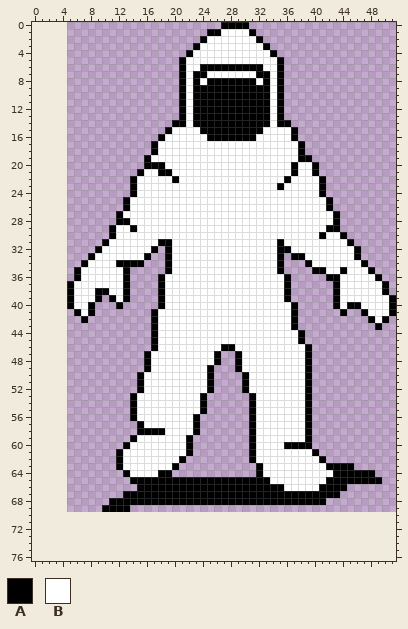
One commit to this sprite sheet: sprites/astronaut_move3.png. Above: the version before the commit.
The file is 47x70 pixels. Colours within 5 levels of each other are drawn and written as one. The old version is drawn lined up with the new one, on the new canvas.
Palette (. is transparent): A #000000  B #ffffff
Pixels before (only the part around the change), first column x 0:
28 ............AABBBBB
29 ...........ABBABBBB
30 ...........ABBBBBBB
31 ..........ABBBBBBBA
32 .........ABBBBBBBA.
33 ........ABBBBBBBA..
34 .......ABBBBAAAA...
35 ......ABBBBBBA.....
36 ......ABBBBBBA....A
37 .....ABBBBBBBA....A
38 .....ABBBAABBA....A
39 .....ABBBA.ABA....A
40 .....ABBA...A.....A
41 ......ABA........AB
42 .......A.........AB
43 .................AB
44 .................AB
45 .................AB
46 .................AB
47 ................ABB
48 ................ABB
49 ................ABB
50 ...............ABBB
51 ...............ABBB
52 ...............ABBB
53 ..............ABBBB
54 ..............ABBBB
55 ..............ABBBB
56 ..............ABBBB
57 ...............ABBB
58 ...............AAAA
59 ..............ABBBB
60 .............ABBBBB
61 ............ABBBBBB
62 ............ABBBBBB
63 ............ABBBBBB
64 .............ABBBBA
65 ..............AAAAA
66 ...............AAAA
67 .............AAAAAA
68 ...........AAAAAAAA
69 ..........AAAA.....
70 ...................
71 ...................
72 ...................
73 ...................
74 ...................
75 ...................
76 ...................
And afterwards:
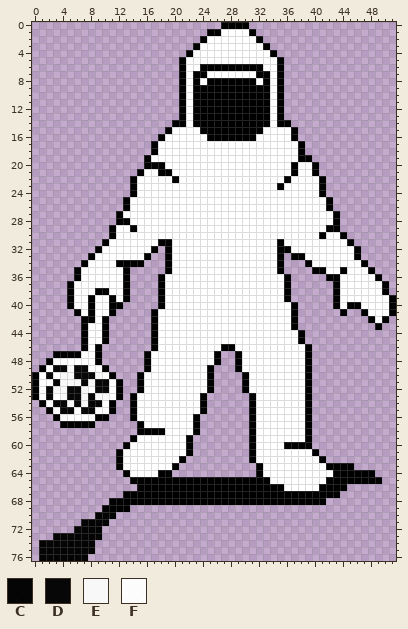
Colours new in this view: C #000000f8  D #070707  E #f8f8f8  F #fffffff8
Changes in this commit:
canvas 47x70 -> 52x77, the old top-left corner now at 5,0
y 39: x 8..10 BA. -> ABB
y 40..41: x 9..11 ... -> BBA
y 42: x 8..10 ... -> ABA
y 43..45: x 7..10 .... -> ABBA
y 46: x 7..9 ... -> ABA
y 47: x 3..9 ....... -> AAAABBA
y 48: x 2..9 ........ -> AFFBBBBA
y 49: x 1..10 .......... -> ABDDEDDBBA
y 50: x 0..11 ............ -> ABDBEEDDDEBA
y 51: x 0..12 ............. -> ABBDEEEDEDDFA
y 52: x 0..12 ............. -> ABDEEDDEBDDBA
y 53: x 0..12 ............. -> ABDBEDDEDEEFA
y 54: x 1..11 ........... -> ABDDEDEDDBA
y 55: x 2..11 .......... -> AFDDBDDBBA
y 56: x 3..10 ........ -> AFBBBFAA
y 57: x 4..8 ..... -> AAAAA
y 70: x 9..11 ... -> CCC
y 71: x 7..10 .... -> CCCC
y 72: x 6..9 .... -> CCCC
y 73: x 3..9 ....... -> CCCCCCC
y 74..75: x 1..8 ........ -> CCCCCCCC
y 76: x 1..7 ....... -> CCCCCCC
Where, in picture pixels (left, top, right, bottom), the same in both pictures:
changed: (32, 295, 123, 428)
added: (39, 512, 116, 561)
